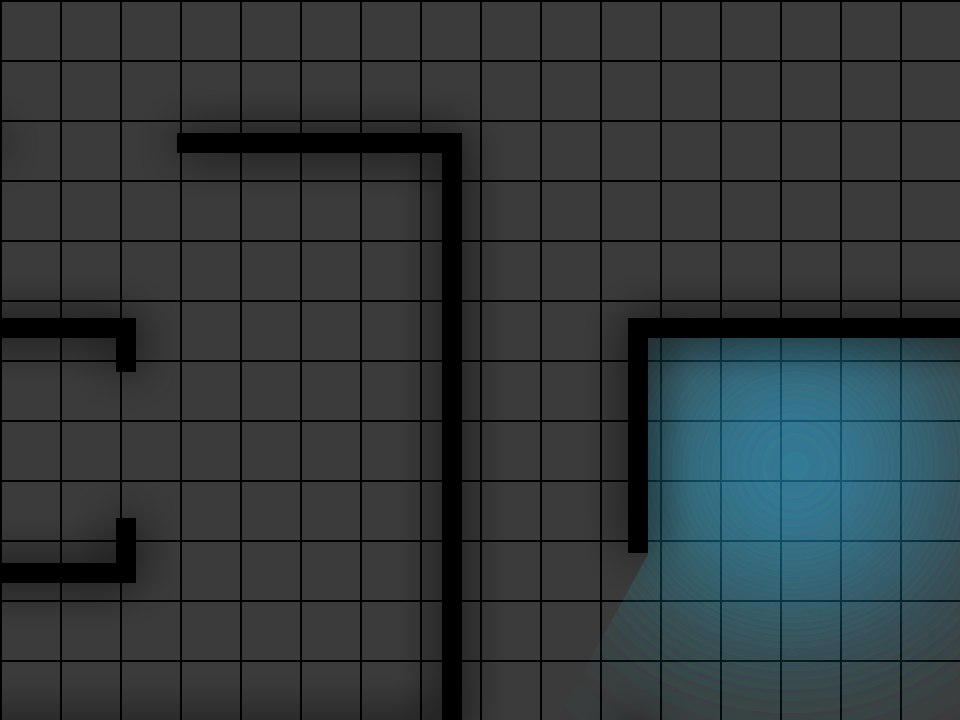
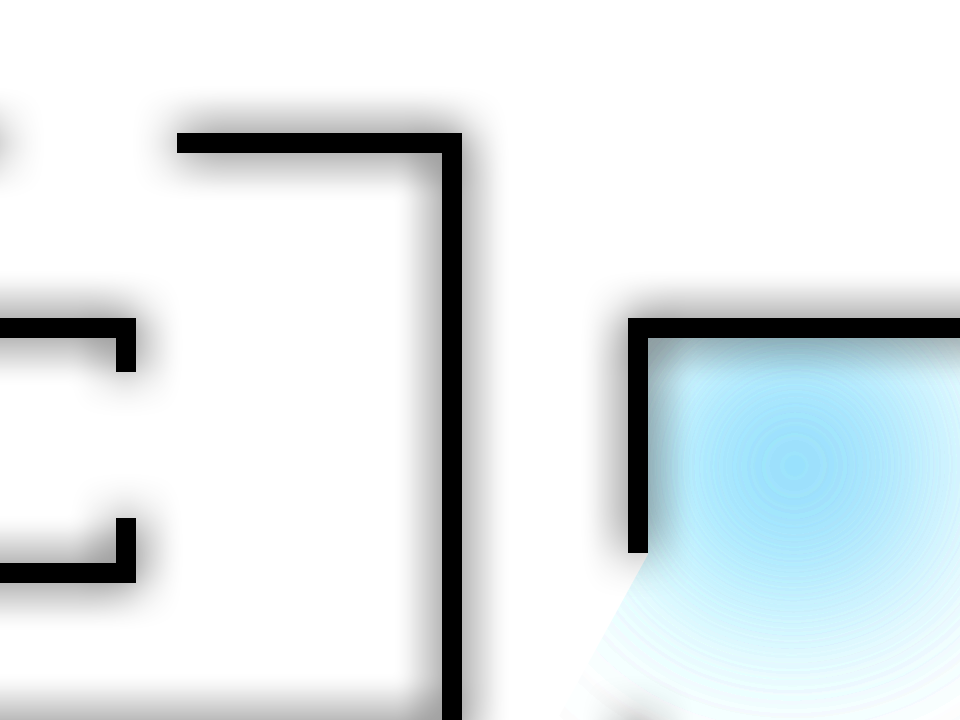
Layered file, before and after one edit (960 × 720). Changes by layer:
hid "Layer 0" over [0, 0, 960, 720]
hid "Layer 3" over [0, 0, 960, 720]
